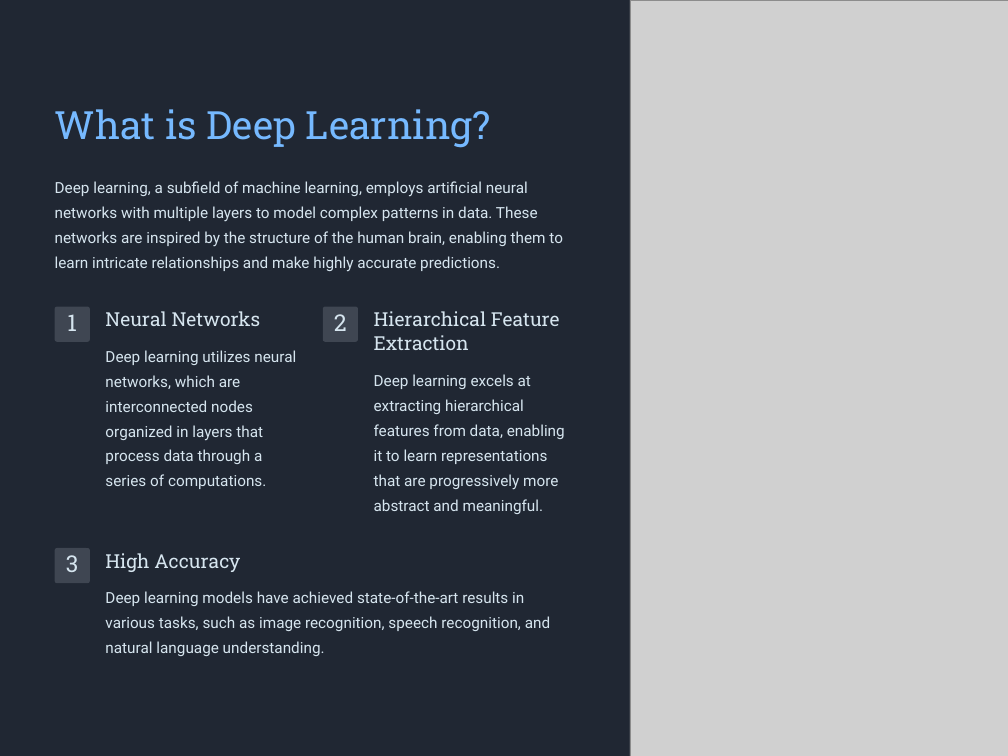
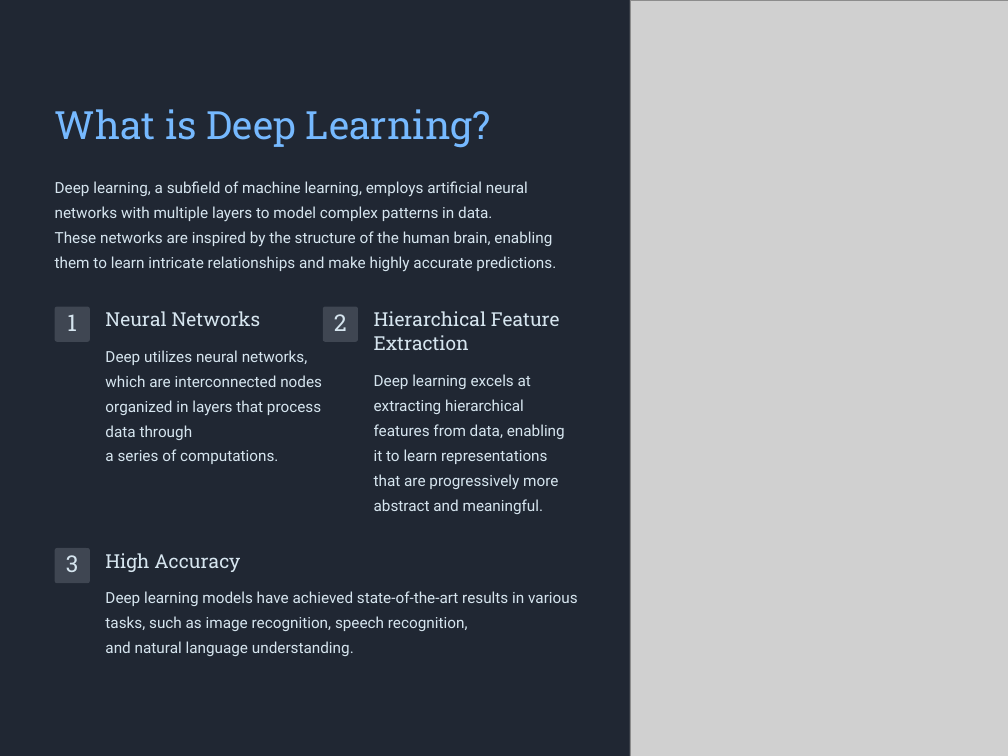
Before and after one commit to Juneory/THU_Learning, a slide deck: slide 3 of Orientaition/Navigating-the-World-of-Machine-Learning-and-Deep-Learning.pptx. Drawn at 1008x756 pixels with LibreOffice and Linux fonts; fonts in the diff are those of the drawing; grey boxes stand for pictures; background and template pictures are left out. Boxes give left, top, right and bottom in pixels: in the first picture for what was removed or moved away, otherwise in the second. Text is boxed around its words. In the diff, an @@ line names an element or a change of style, - is before the commit and + after.

```diff
--- a/Orientaition/Navigating-the-World-of-Machine-Learning-and-Deep-Learning.pptx
+++ b/Orientaition/Navigating-the-World-of-Machine-Learning-and-Deep-Learning.pptx
@@ text at <box>55,181,556,272</box>: text changed @@
-Deep learning, a subfield of machine learning, employs artificial neural networks with multiple layers to model complex patterns in data. These networks are inspired by the structure of the human brain, enabling them to learn intricate relationships and make highly accurate predictions.
+Deep learning, a subfield of machine learning, employs artificial neural
+networks with multiple layers to model complex patterns in data.
+These networks are inspired by the structure of the human brain, enabling
+them to learn intricate relationships and make highly accurate predictions.
@@ text at <box>105,350,322,464</box>: text changed @@
-Deep learning utilizes neural networks, which are interconnected nodes organized in layers that process data through a series of computations.
+Deep utilizes neural networks,
+which are interconnected nodes organized in layers that process data through
+a series of computations.
@@ text at <box>105,591,578,656</box>: text changed @@
-Deep learning models have achieved state-of-the-art results in various tasks, such as image recognition, speech recognition, and natural language understanding.
+Deep learning models have achieved state-of-the-art results in various tasks, such as image recognition, speech recognition,
+and natural language understanding.
```
Also in this commit, not shown: 6 other slides changed, 4 other files.
